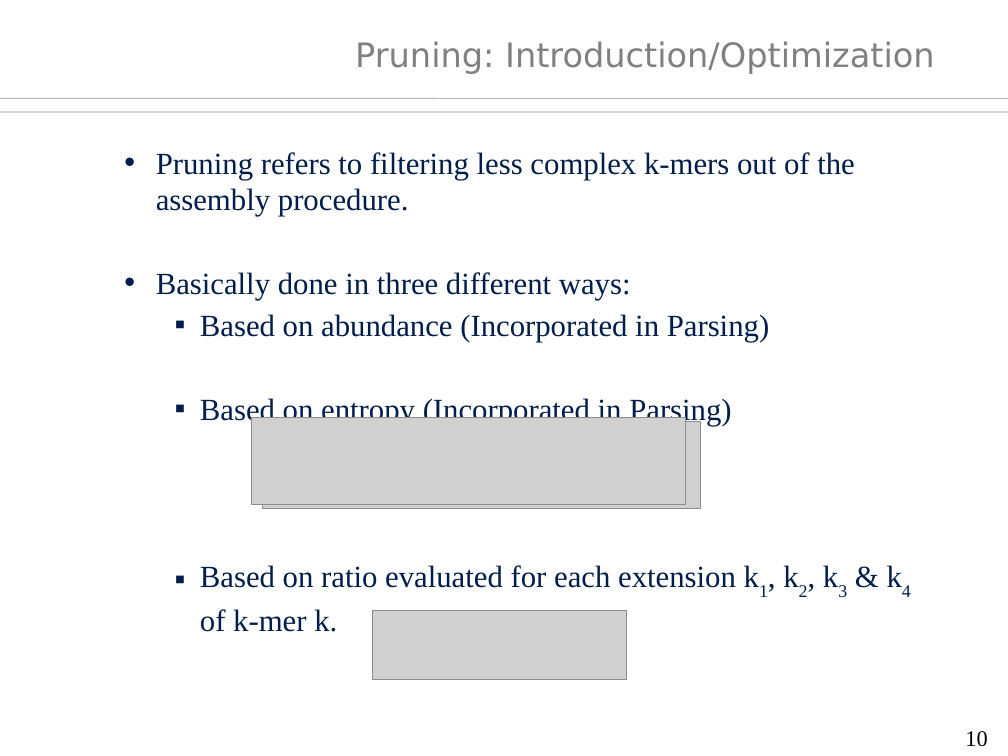
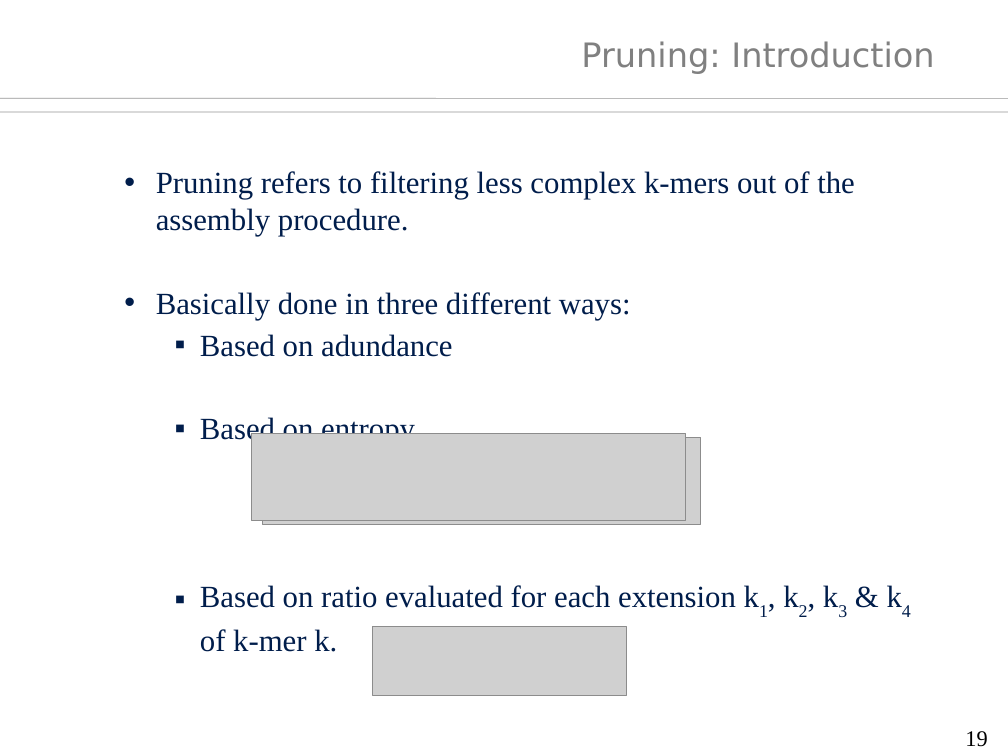
Before and after one commit to sh-ankur/parallel-inchworm, a slide deck: slide 19 of thesis/thesis-ppt.odp (slide 10 before the commit). Drawn at 1008x756 pixels with LibreOffice and Linux fonts; fonts in the diff are those of the drawing; grey boxes stand for pictures; background and template pictures are left out. Boxes give left, top, right and bottom in pixels: in the first picture for what was removed or moved away, otherwise in the second. Text is boxed around its words. In the diff, an @@ line names an element or a change of style, - is before the commit and + after.

```diff
--- a/thesis/thesis-ppt.odp
+++ b/thesis/thesis-ppt.odp
@@ title at (x1=581, y1=41, x2=934, y2=74): text changed @@
-Pruning: Introduction/Optimization
+Pruning: Introduction
@@ text "Pruning refers to filtering less ..." moved from (x1=156, y1=152, x2=855, y2=632) to (x1=156, y1=171, x2=855, y2=652) @@
@@ text at (x1=200, y1=334, x2=452, y2=446): text changed @@
-    ▪ Based on abundance (Incorporated in Parsing)
-    ▪ Based on entropy (Incorporated in Parsing)
+    ▪ Based on adundance
+    ▪ Based on entropy
@@ 3 pictures moved together from (x1=252, y1=417, x2=701, y2=679) to (x1=252, y1=433, x2=701, y2=696) @@
@@ page number at (x1=965, y1=731, x2=987, y2=747): text changed @@
-10
+19
```
Also in this commit, not shown: 14 other slides changed, 17 slides added, 7 slides removed, 23 other files.
